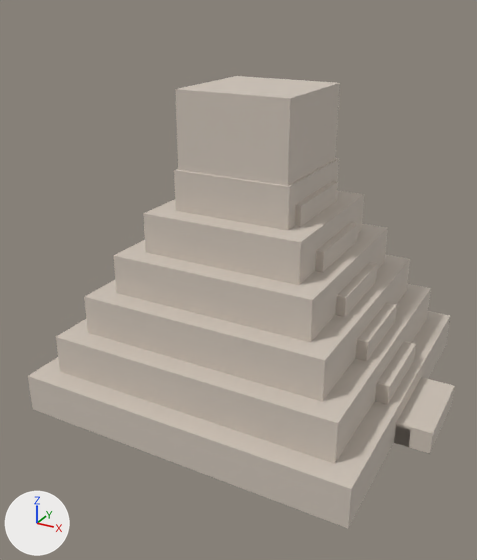
The glTF model assets/temples-3d/mesoamerican.glb: old version first, new version second.
Rendered twice from a 50 mm camera at (5.09, -9.99, 6.94) aimed at (-0.05, -0.65, 2.27). The lights are fixed; the arrows at lower left show +X, +Y and +Z. The first picture is the older version. Vertices at exactly the same position are counted once.

The scene before the commit, as lines of its bpy script (objects in view):
```python
me_cube = bpy.data.meshes.new('Cube')
me_cube.from_pydata(...)  # 112 vertices, 168 faces; spans x -3.0..3.6, y -3.0..3.0, z 0.0..5.5
me_cube.materials.append(mat_meso_stone)  # pale yellow #cec4b8
ob_mesoamerican_pyramid = bpy.data.objects.new('Mesoamerican_Pyramid', me_cube)
ob_mesoamerican_pyramid.location = (0.0, 0.0, 0.0)
```
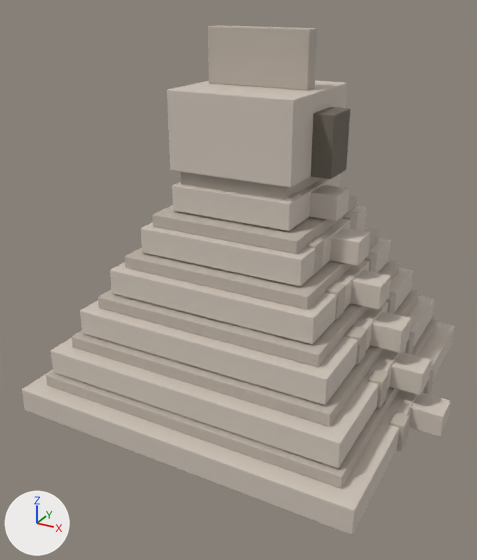
Scene script edits in JSON lines:
```json
{"op": "add", "block": "mat_me_dk", "code": ["mat_me_dk = principled_material('me_dk')", "mat_me_dk.base_color = (0.5, 0.44, 0.38)  # grey #bcb1a6", "mat_me_dk.roughness = 0.9"]}
{"op": "add", "block": "mat_me_sh", "code": ["mat_me_sh = principled_material('me_sh')", "mat_me_sh.base_color = (0.16, 0.14, 0.11)  # brown #6f695d", "mat_me_sh.roughness = 0.95"]}
{"op": "add", "block": "mat_me_s", "code": ["mat_me_s = principled_material('me_s')", "mat_me_s.base_color = (0.63, 0.56, 0.49)  # pale yellow #d0c5ba", "mat_me_s.roughness = 0.85"]}
{"block": "me_cube", "where": "# used by ob_mesoamerican_pyramid; location = (0.0, 0.0, 0.0)"}
{"op": "remove", "block": "me_cube", "code": "me_cube.from_pydata(...)  # 112 vertices, 168 faces; spans x -3.0..3.6, y -3.0..3.0, z 0.0..5.5"}
{"op": "remove", "block": "me_cube", "code": "me_cube.materials.append(mat_meso_stone)  # pale yellow #cec4b8"}
{"op": "add", "block": "me_cube", "code": "me_cube.from_pydata(...)  # 1848 vertices, 3564 faces; spans x -3.1..3.65, y -3.1..3.1, z 0.0..6.4"}
{"block": "me_cube", "change": "me_cube part 1: the loose piece of 8 vertices spanning x -3.0..3.0, y -3.0..3.0, z 0.0..0.7 is rebuilt with 56 vertices and now spans x -3.1..3.1, y -3.1..3.1, z 0.0..0.45, in mat_me_s (pale yellow #d0c5ba)"}
{"block": "me_cube", "change": "me_cube part 2: the loose piece of 8 vertices spanning x -1.44..1.44, y -1.44..1.44, z 2.8..3.5 is rebuilt with 56 vertices and now spans x -1.49..1.49, y -1.49..1.49, z 2.8..3.25, in mat_me_s (pale yellow #d0c5ba)"}
{"block": "me_cube", "change": "me_cube part 3: the loose piece of 8 vertices spanning x -2.61..2.61, y -2.61..2.61, z 0.7..1.4 is rebuilt with 56 vertices and now spans x -2.7..2.7, y -2.7..2.7, z 0.7..1.15, in mat_me_s (pale yellow #d0c5ba)"}
{"block": "me_cube", "change": "me_cube part 4: the loose piece of 8 vertices spanning x -1.05..1.05, y -1.05..1.05, z 3.5..4.2 is rebuilt with 56 vertices and now spans x -1.09..1.09, y -1.09..1.09, z 3.5..3.95, in mat_me_s (pale yellow #d0c5ba)"}
{"block": "me_cube", "change": "me_cube part 5: the loose piece of 8 vertices spanning x -2.22..2.22, y -2.22..2.22, z 1.4..2.1 is rebuilt with 56 vertices and now spans x -2.29..2.29, y -2.29..2.29, z 1.4..1.85, in mat_me_s (pale yellow #d0c5ba)"}
{"block": "me_cube", "change": "me_cube part 6: the loose piece of 8 vertices spanning x -1.0..1.0, y -1.0..1.0, z 4.2..5.5 is rebuilt with 56 vertices and now spans x -1.1..1.1, y -1.1..1.1, z 4.2..5.5, in mat_me_s (pale yellow #d0c5ba)"}
{"block": "me_cube", "change": "me_cube part 7: the loose piece of 8 vertices spanning x -1.83..1.83, y -1.83..1.83, z 2.1..2.8 is rebuilt with 56 vertices and now spans x -1.89..1.89, y -1.89..1.89, z 2.1..2.55, in mat_me_s (pale yellow #d0c5ba)"}
{"block": "me_cube", "change": "me_cube part 8: the loose piece of 8 vertices spanning x 2.4..3.6, y -0.8..0.8, z 0.0..0.4 is rebuilt with 56 vertices and now spans x 2.35..3.65, y -0.28..0.28, z 0.0..0.42, in mat_me_s (pale yellow #d0c5ba)"}
{"block": "me_cube", "change": "me_cube part 9: 48 vertices removed from x 0.65..3.25, y -0.8..0.8, z 0.0..3.85; 1400 vertices added at x -2.79..3.23, y -2.79..2.79, z 0.0..6.4"}
{"op": "add", "block": "me_cube", "code": "me_cube.materials.append(mat_me_s)  # pale yellow #d0c5ba"}
{"op": "add", "block": "me_cube", "code": "me_cube.materials.append(mat_me_dk)  # grey #bcb1a6"}
{"op": "add", "block": "me_cube", "code": "me_cube.materials.append(mat_me_sh)  # brown #6f695d"}
```

Where the change shows, as pixel boxes [x1, y1, x2, y2] in the pictures (477 x 560 px):
```json
{"object": "Mesoamerican_Pyramid", "change": "reshaped", "before": [28, 76, 455, 528], "after": [22, 25, 455, 535], "on screen": "13% taller"}
{"part": 1, "of": "me_cube", "change": "rebuilt", "before": [28, 311, 450, 528], "after": [22, 322, 455, 535]}
{"part": 2, "of": "me_cube", "change": "rebuilt", "before": [143, 191, 364, 285], "after": [141, 206, 366, 286], "on screen": "15% shorter"}
{"part": 3, "of": "me_cube", "change": "rebuilt", "before": [56, 283, 431, 464], "after": [51, 296, 435, 468]}
{"part": 4, "of": "me_cube", "change": "rebuilt", "before": [174, 158, 339, 230], "after": [172, 174, 340, 231], "on screen": "21% shorter"}
{"part": 5, "of": "me_cube", "change": "rebuilt", "before": [84, 255, 410, 402], "after": [80, 268, 413, 405], "on screen": "7% shorter"}
{"part": 6, "of": "me_cube", "change": "rebuilt", "before": [175, 76, 340, 186], "after": [167, 81, 347, 188], "on screen": "9% wider"}
{"part": 7, "of": "me_cube", "change": "rebuilt", "before": [113, 224, 388, 342], "after": [110, 238, 391, 344], "on screen": "10% shorter"}
{"part": 8, "of": "me_cube", "change": "rebuilt", "before": [394, 377, 455, 454], "after": [409, 393, 451, 437]}
{"part": 9, "of": "me_cube", "change": "reshaped", "before": [295, 181, 416, 447], "after": [46, 25, 437, 488]}
```
